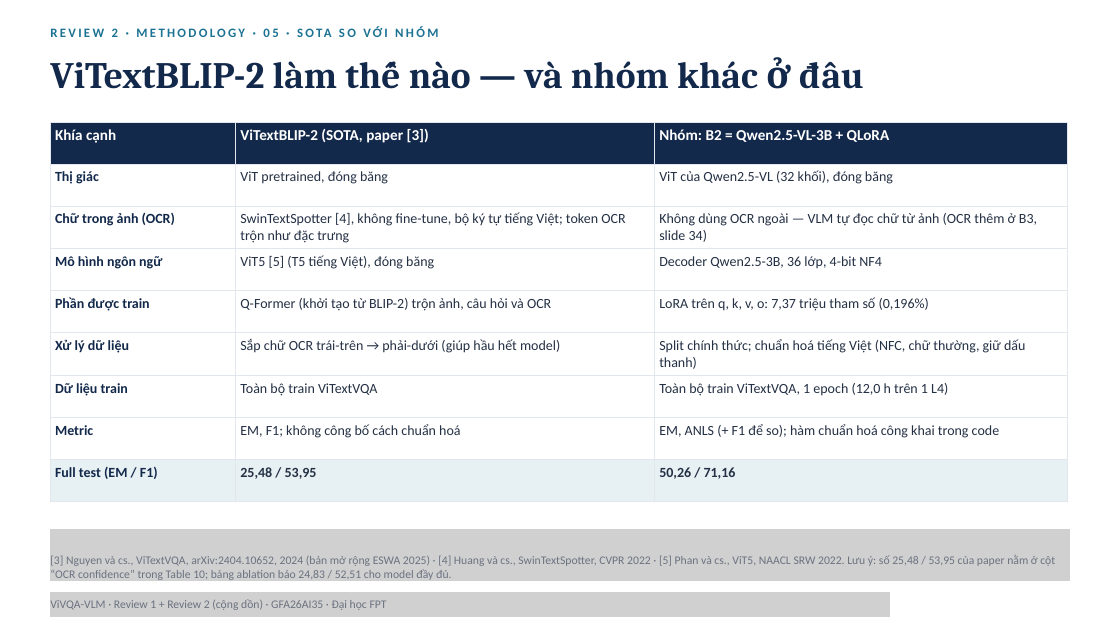
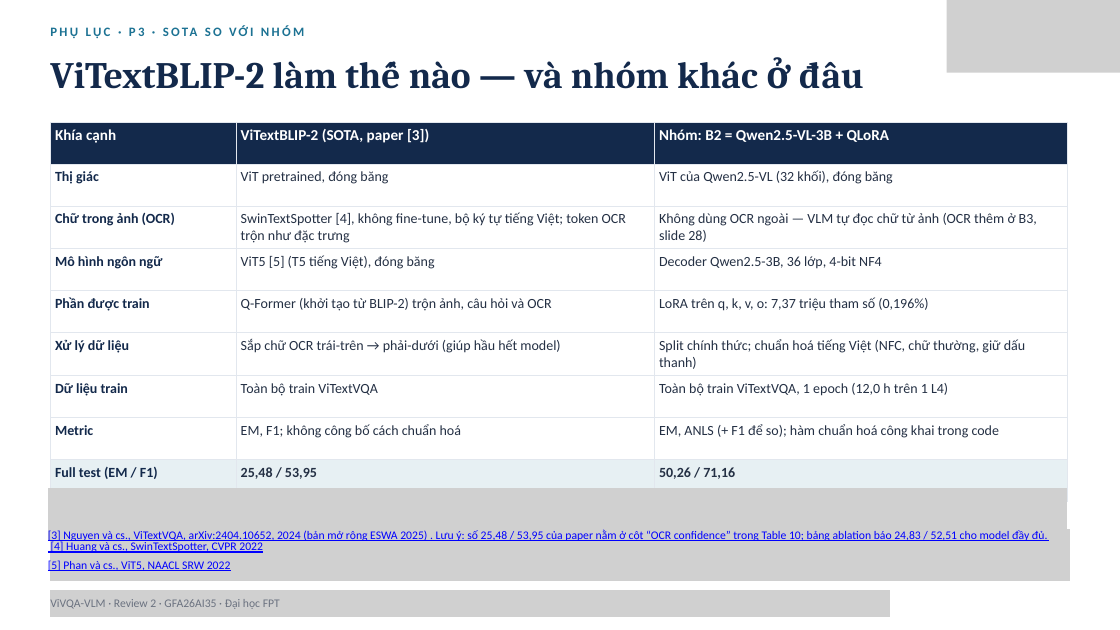
Before and after one commit to PLHGNAOH/ViVQA-VLM, a slide deck: slide 37 of docs/04_slides/cumulative/ViVQA-VLM_Review1-2_KLTN.pptx (slide 32 before the commit). Drawn at 1120x630 pixels with LibreOffice and Linux fonts; fonts in the diff are those of the drawing; grey boxes stand for pictures. Boxes give left, top, right and bottom in pixels: in the first picture for what was removed or moved away, otherwise in the second. Text is boxed around its words. In the diff, an @@ line names an element or a change of style, - is before the commit and + after.

```diff
--- a/docs/04_slides/cumulative/ViVQA-VLM_Review1-2_KLTN.pptx
+++ b/docs/04_slides/cumulative/ViVQA-VLM_Review1-2_KLTN.pptx
@@ picture added at [947, 0, 1120, 73] @@
@@ table at [50, 122, 1067, 500] @@
-row 3, column 3: Không dùng OCR ngoài — VLM tự đọc chữ từ ảnh (OCR thêm ở B3, slide 34)
+row 3, column 3: Không dùng OCR ngoài — VLM tự đọc chữ từ ảnh (OCR thêm ở B3, slide 28)
@@ text at [322, 129, 787, 437]: text changed @@
-REVIEW 2 · METHODOLOGY · 05 · SOTA SO VỚI NHÓM
+PHỤ LỤC · P3 · SOTA SO VỚI NHÓM
@@ picture added at [48, 488, 1067, 542] @@
@@ text at [48, 529, 1047, 542]: text changed; text colour #6B7280 to #0000FF @@
-[3] Nguyen và cs., ViTextVQA, arXiv:2404.10652, 2024 (bản mở rộng ESWA 2025) · [4] Huang và cs., SwinTextSpotter, CVPR 2022 · [5] Phan và cs., ViT5, NAACL SRW 2022. Lưu ý: số 25,48 / 53,95 của paper nằm ở cột “OCR confidence” trong Table 10; bảng ablation báo 24,83 / 52,51 cho model đầy đủ.
+[3] Nguyen và cs., ViTextVQA, arXiv:2404.10652, 2024 (bản mở rộng ESWA 2025) . Lưu ý: số 25,48 / 53,95 của paper nằm ở cột “OCR confidence” trong Table 10; bảng ablation báo 24,83 / 52,51 cho model đầy đủ.
@@ text added at [48, 559, 231, 572], 15 pt, text #0000FF, underline @@
+[5] Phan và cs., ViT5, NAACL SRW 2022
@@ text added at [51, 541, 263, 554], 15 pt, text #0000FF, underline @@
+[4] Huang và cs., SwinTextSpotter, CVPR 2022
@@ text at [50, 599, 280, 609]: text changed @@
-ViVQA-VLM · Review 1 + Review 2 (cộng dồn) · GFA26AI35 · Đại học FPT
+ViVQA-VLM · Review 2 · GFA26AI35 · Đại học FPT
@@ picture added at [50, 590, 890, 617] @@
```
Also in this commit, not shown: 37 other slides changed, 4 slides added, 6 slides removed, 3 other files.
